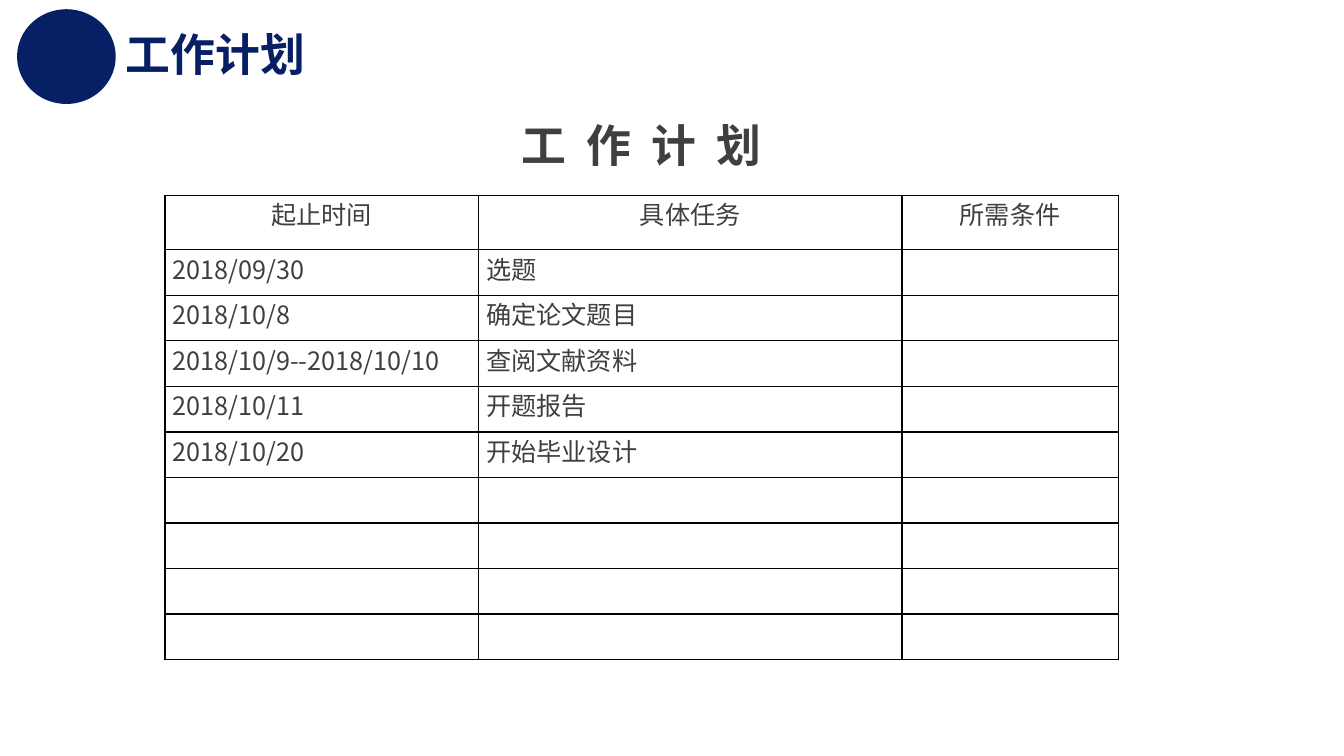
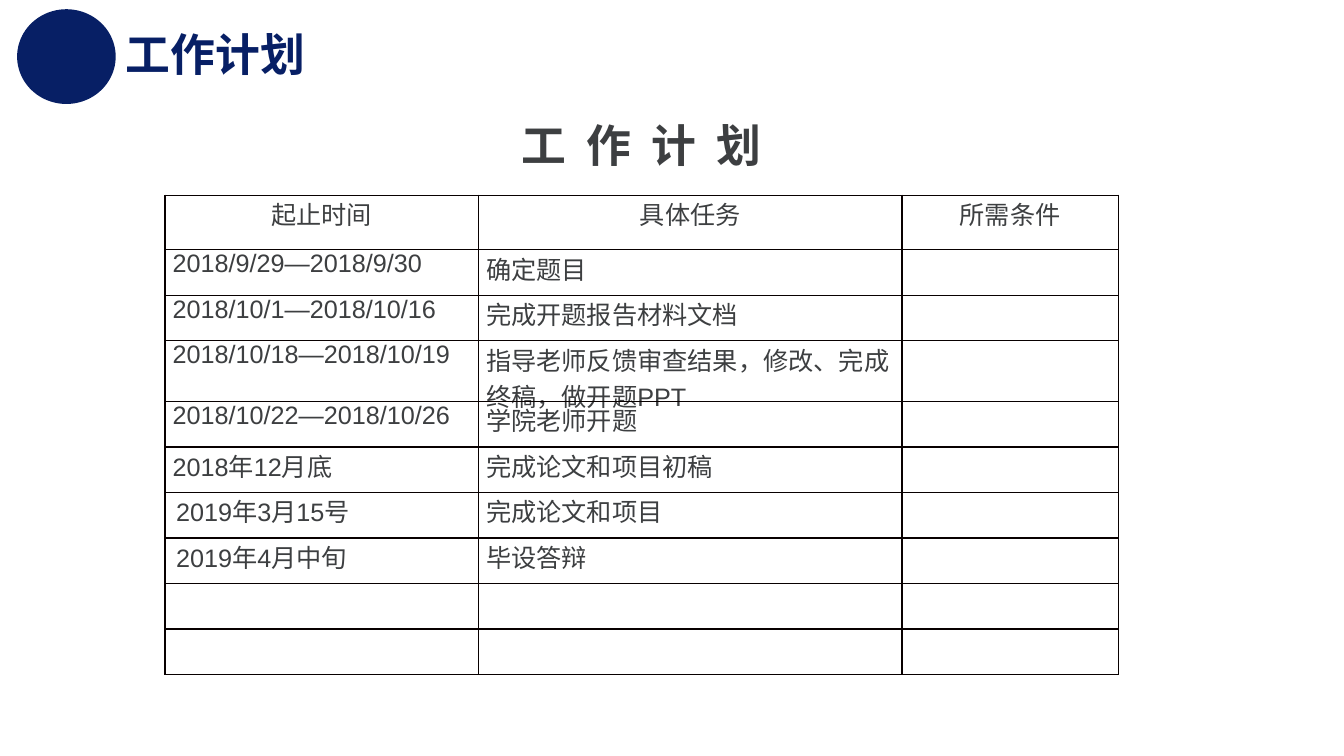
Before and after one commit to Henry0227/Imnujava, a slide deck: slide 13 of 20151104820_zhaolei_xiaofangwangzhan/毕设资料/20151104820-赵磊-开题报告PPT.pptx (slide 11 before the commit). Drawn at 1344x756 pixels with LibreOffice and Linux fonts; fonts in the diff are those of the drawing; background and template pictures are left out. Boxes give left, top, right and bottom in pixels: in the first picture for what was removed or moved away, otherwise in the second. Text is boxed around its words. In the diff, an @@ line names an element or a change of style, - is before the commit and + after.

Commit message:
开题报告

```diff
--- a/20151104820_zhaolei_xiaofangwangzhan/毕设资料/20151104820-赵磊-开题报告PPT.pptx
+++ b/20151104820_zhaolei_xiaofangwangzhan/毕设资料/20151104820-赵磊-开题报告PPT.pptx
@@ table at (x1=165, y1=196, x2=1118, y2=676) @@
-row 2: 2018/09/30 | 选题 | 
-row 3: 2018/10/8 | 确定论文题目 | 
-row 4: 2018/10/9--2018/10/10 | 查阅文献资料 | 
-row 5: 2018/10/11 | 开题报告 | 
-row 6: 2018/10/20 | 开始毕业设计 | 
+row 2: 2018/9/29—2018/9/30 | 确定题目 | 
+row 3: 2018/10/1—2018/10/16 | 完成开题报告材料文档 | 
+row 4: 2018/10/18—2018/10/19 | 指导老师反馈审查结果，修改、完成终稿，做开题PPT | 
+row 5: 2018/10/22—2018/10/26 | 学院老师开题 | 
+row 6: 2018年12月底 | 完成论文和项目初稿 | 
+row 7: 2019年3月15号 | 完成论文和项目 | 
+row 8: 2019年4月中旬 | 毕设答辩 | 
-row 9:  |  | 
-row 10:  |  | 
```
Also in this commit, not shown: 4 other slides changed, 2 slides added, 1 other file.
